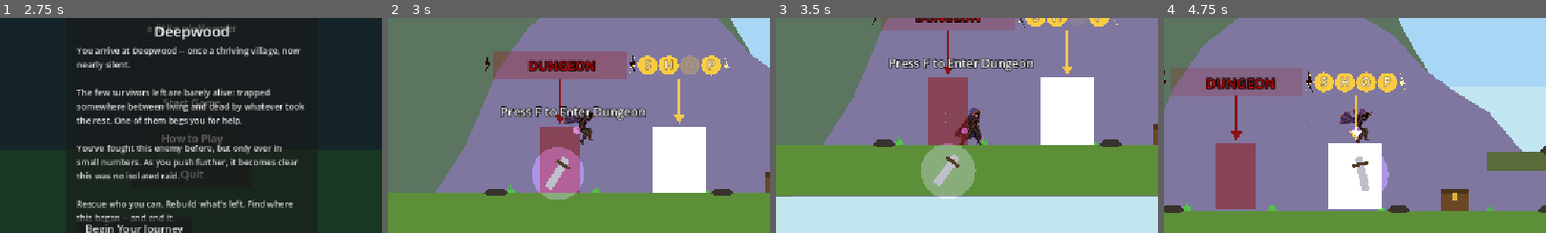
Above: before the commit, frames 1-4 (left to right).
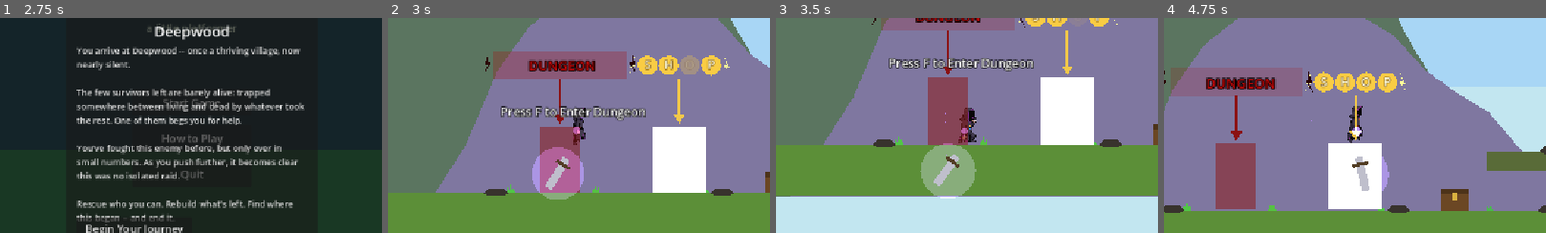
Above: after the commit, the same moments.

Repository: Bachana401/deepwood
Game: Godot game, scene res://main_menu.tscn
Same seed, same stepped clock (60 frames per second), same inputs: the game is played once before the commit and once after it. Sound files missing from this copy of the repository are replaced by a short silence.
Inputs (mouse positions are % of the whole screen's width and height, from its top left):
- Up to frame 1 (2.75 s): click "Start Game" at 0.5 s; click "Start Game" at 1.25 s; click "Easy" at 2 s
- Up to frame 2 (3 s): click "Begin Your Journey" at 2.75 s
- Up to frame 3 (3.5 s): no input
- Up to frame 4 (4.75 s): move the mouse to (72, 45) at 3.52 s; press the mouse at (72, 45) at 3.53 s; hold D (move_right) 3.53-4.25 s; tap Space (jump) at 3.77, 4.07 s; release the mouse at (72, 45) at 4.25 s; drag from (30, 55) to (51, 63) at 4.27 s
The pictures show only the part of the screen within x 25-75%, y 24-74%; the shares and areas given below are measured in that part.

Frame 1 is identical in both runs. In frame 2, 0.6% of the frame differs, in the area x 46-54%, y 40-60%; in frame 3, 0.7%, in the area x 46-55%, y 41-60%; in frame 4, 0.7%.

Commit message:
Wave 1: Shadow Monarch hero art (PixelLab) replaces Leonardo player
All 9 player animations regenerated as 92px pixel art of the hooded Shadow
Monarch (PixelLab character 4bbdbcf5): fight-stance idle (8f), walk (8f), jump
(9f), fall (5f), land (5f), dash (7f), hurt (6f), death (7f), telekinetic aim
reach (7f) -- east-only, mirrored in code. 62 frames dropped into the existing
player_<anim>_N.png pipeline (auto-trim + feet-anchor + height-scale meant zero
code changes except idle fps 2.5 -> 8 for the new frame count). Old Leonardo
art preserved in art/backup_leonardo_player/. Visuals only; no mechanics
touched. Import pass run; clean headless boot.

Co-Authored-By: Claude Opus 4.8 <noreply@anthropic.com>

Diff:
--- a/player.gd
+++ b/player.gd
@@ -239,7 +239,7 @@
 # player_death_1.png ...). Anything you haven't drawn yet falls back to the idle
 # frame + procedural motion, so states light up one at a time as you add art.
 const ANIM_DEFS = [
-	{"name": "idle", "fps": 2.5, "loop": true},   # slow breathing loop across the idle frames
+	{"name": "idle", "fps": 8.0, "loop": true},   # 8-frame fight-stance idle (PixelLab)
 	{"name": "walk", "fps": 9.0, "loop": true},
 	{"name": "jump", "fps": 8.0, "loop": false},
 	{"name": "fall", "fps": 8.0, "loop": false},
Binary file added: art/backup_leonardo_player/player.png
Not shown, added: art/backup_leonardo_player/player.png.import
Binary file added: art/backup_leonardo_player/player_aim_1.png
Not shown, added: art/backup_leonardo_player/player_aim_1.png.import
Binary file added: art/backup_leonardo_player/player_aim_2.png
Not shown, added: art/backup_leonardo_player/player_aim_2.png.import
Binary file added: art/backup_leonardo_player/player_dash_1.png
Not shown, added: art/backup_leonardo_player/player_dash_1.png.import
Binary file added: art/backup_leonardo_player/player_death_1.png
Not shown, added: art/backup_leonardo_player/player_death_1.png.import
Binary file added: art/backup_leonardo_player/player_fall_1.png
Not shown, added: art/backup_leonardo_player/player_fall_1.png.import
(and 127 more such lines)
